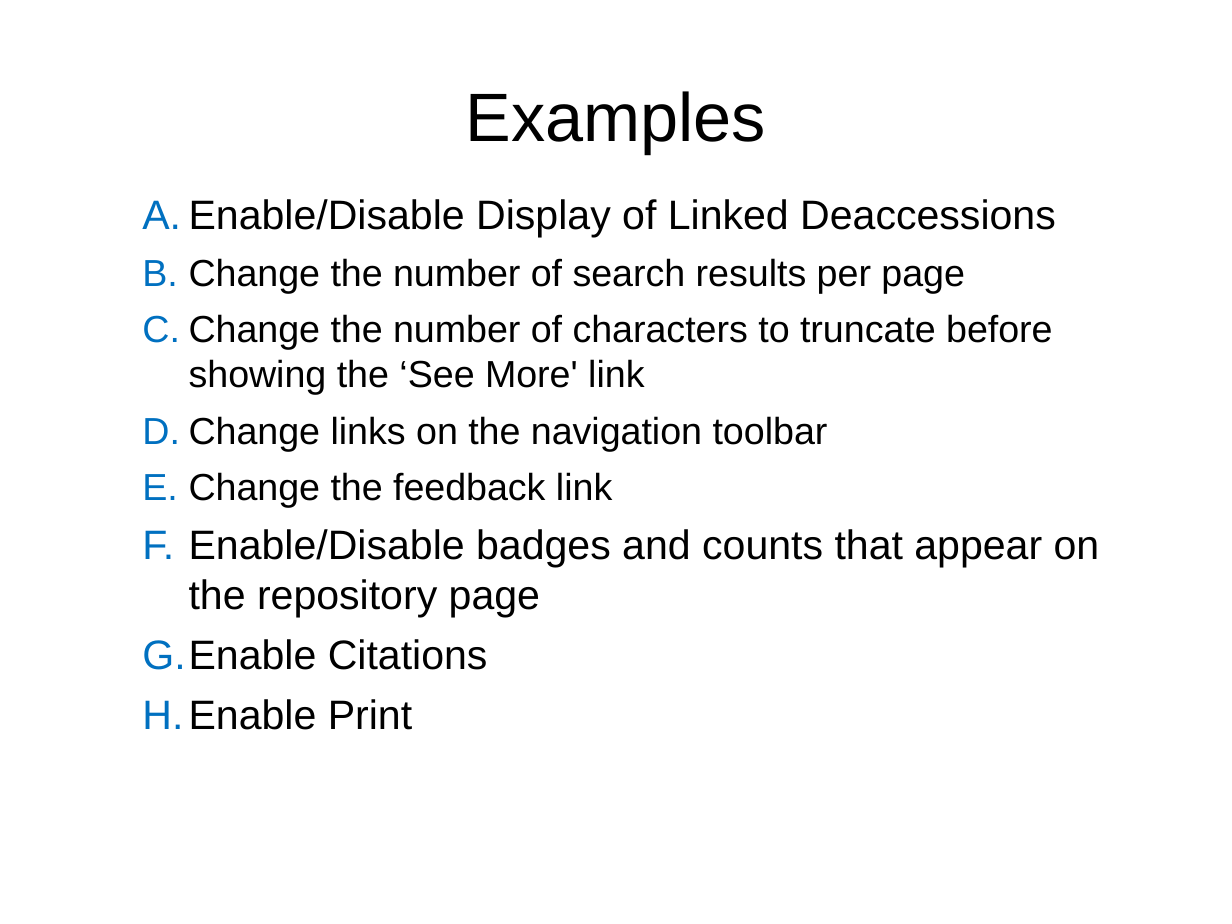
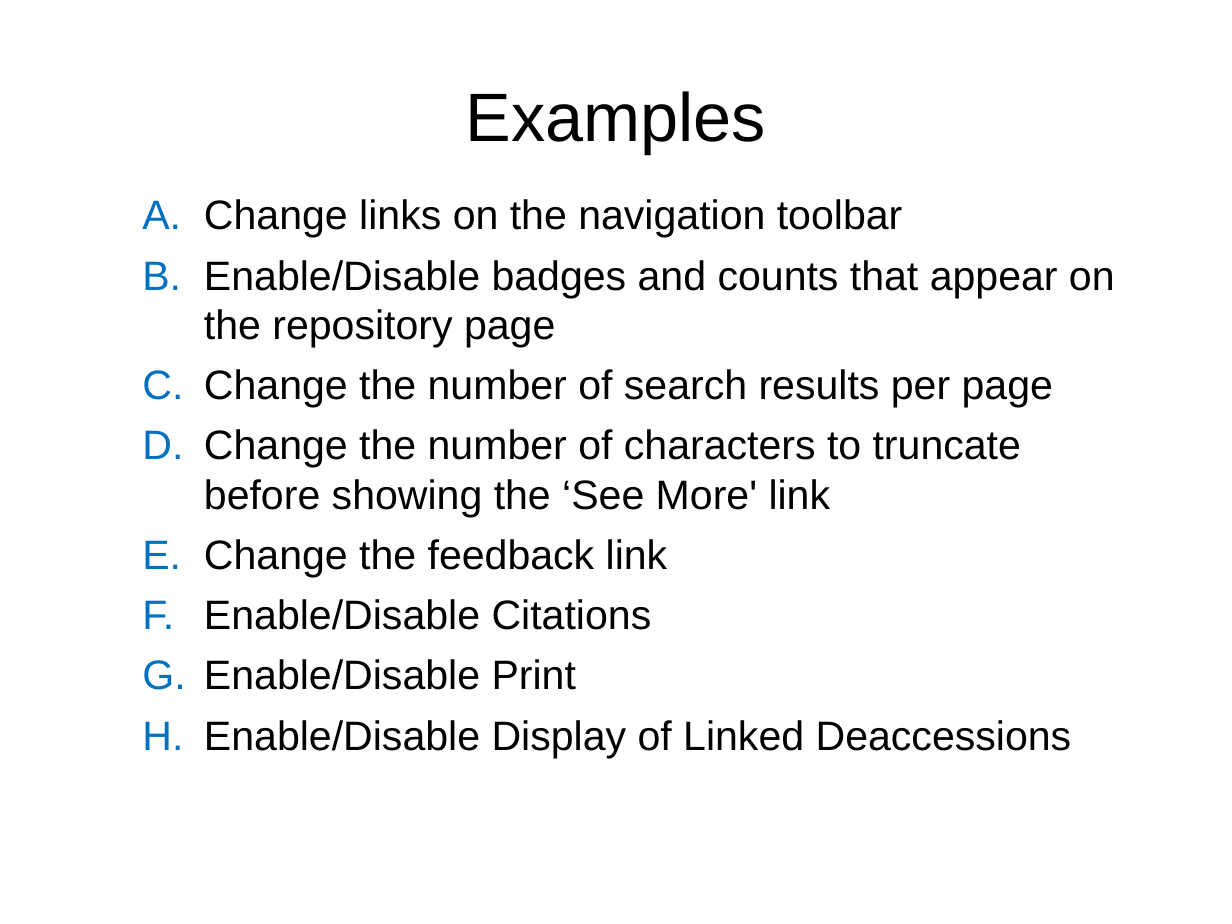
Before and after one commit to archivesspace/tech-docs, a slide deck: slide 6 of customization/customizing_PUI_examples/OnlineForumCustomizing.pptx (slide 5 before the commit). Drawn at 1232x924 pixels with LibreOffice and Linux fonts; fonts in the diff are those of the drawing; background and template pictures are left out. Boxes give left, top, right and bottom in pixels: in the first picture for what was removed or moved away, otherwise in the second. Text is boxed around its words. In the diff, an @@ line names an element or a change of style, - is before the commit and + after.

```diff
--- a/customization/customizing_PUI_examples/OnlineForumCustomizing.pptx
+++ b/customization/customizing_PUI_examples/OnlineForumCustomizing.pptx
@@ text at (204, 199, 1115, 347): text changed @@
-A. Enable/Disable Display of Linked Deaccessions
+A. Change links on the navigation toolbar
+B. Enable/Disable badges and counts that appear on the repository page
@@ text at (204, 369, 1053, 577): size 22 to 24 pt in "Change the number of search results per ...", "Change the number of characters to truncate ...", "Change the feedback link"; indent changed @@
@@ text at (189, 416, 828, 451): paragraph removed @@
-D. Change links on the navigation toolbar
@@ text at (204, 599, 1072, 758): text changed @@
-F. Enable/Disable badges and counts that appear on the repository page
-G. Enable Citations
-H. Enable Print
+F. Enable/Disable Citations
+G. Enable/Disable Print
+H. Enable/Disable Display of Linked Deaccessions
```
Also in this commit, not shown: 27 other slides changed, 6 slides added, 1 slide removed, 2 other files.
